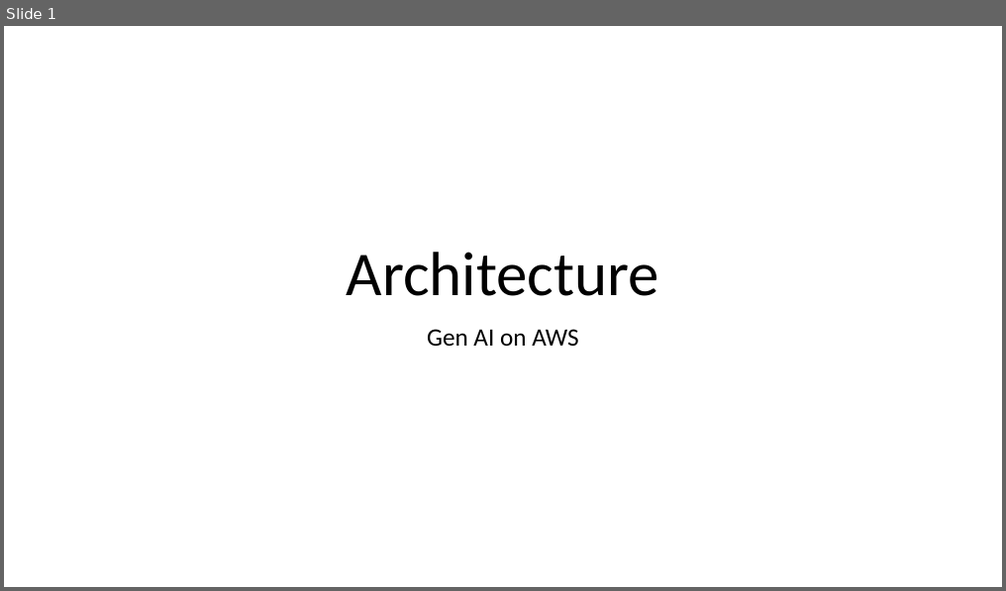
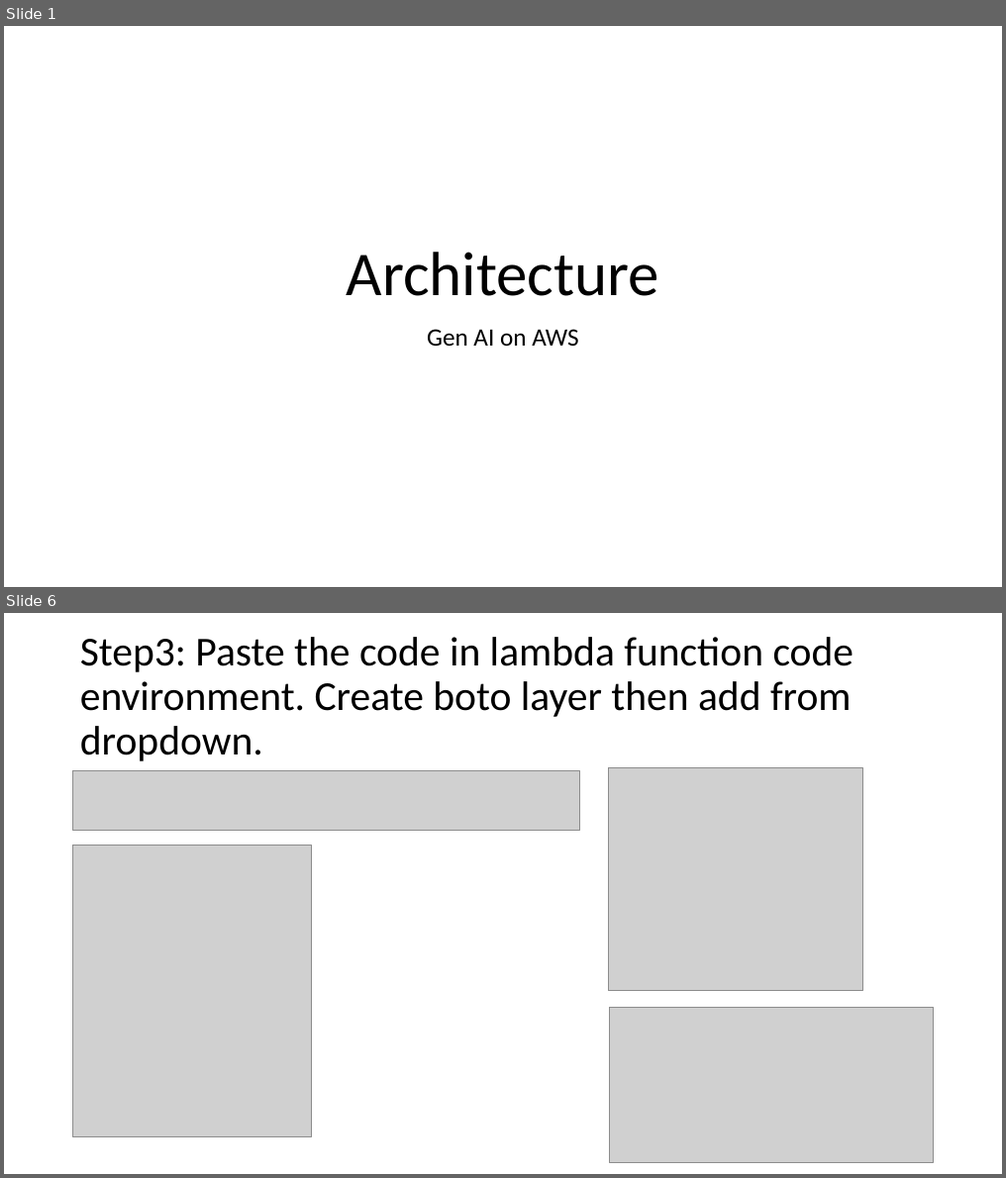
Before and after one commit to shubh2ds/gen-ai-app-aws, a slide deck: Architecture/gen-ai-app-architecture.pptx. Shown one above the other, each under a label of ours: slide 1 before the commit, slides 1 and 6 after it; the slides between them are not shown. The pictures are 1006x591 and 1006x1178 pixels, drawn with LibreOffice and Linux fonts; fonts in the diff are those of the drawing; grey boxes stand for pictures. Boxes give left, top, right and bottom in pixels: in the first picture for what was removed or moved away, otherwise in the second. Text is boxed around its words. In the diff, an @@ line names an element or a change of style, - is before the commit and + after.

Commit message:
Gen AI scalable APP backend Developed on AWS using bedrock,lambda,s3 and api gateway service and routing done for dev stage.

```diff
--- a/Architecture/gen-ai-app-architecture.pptx
+++ b/Architecture/gen-ai-app-architecture.pptx
@@ slide 6 added at (x1=4, y1=613, x2=1002, y2=1174), background #FFFFFF @@
@@ title added at (x1=80, y1=637, x2=854, y2=761), 39.6 pt, text #000000 @@
+Step3: Paste the code in lambda function code environment. Create boto layer then add from dropdown.
@@ picture added at (x1=73, y1=771, x2=580, y2=831) @@
@@ picture added at (x1=608, y1=768, x2=862, y2=991) @@
@@ picture added at (x1=73, y1=845, x2=312, y2=1137) @@
@@ picture added at (x1=610, y1=1008, x2=933, y2=1163) @@
```
Also in this commit, not shown: 1 slide changed, 12 other slides added, 4 other files.
